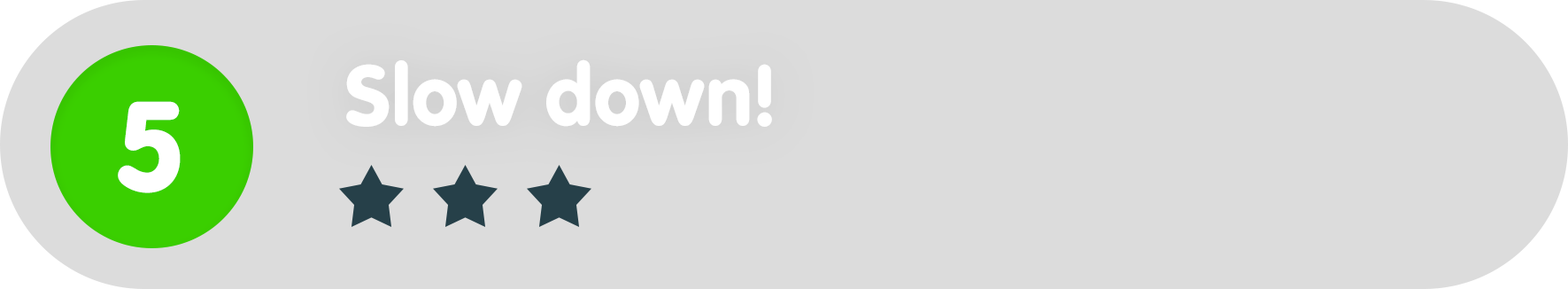
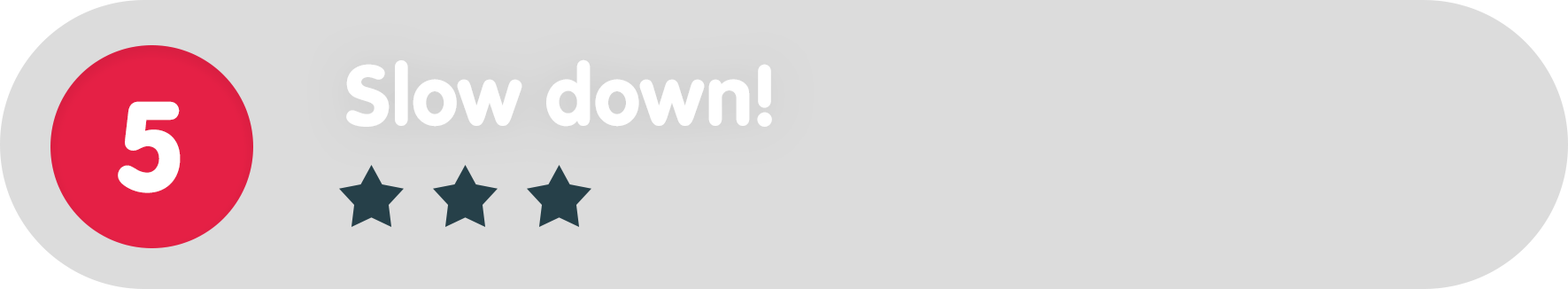
Before/after of a 1568×289 layered artwork. What changed in the layer stack:
painted on "Ellipse_green" over [50, 45, 254, 248]
